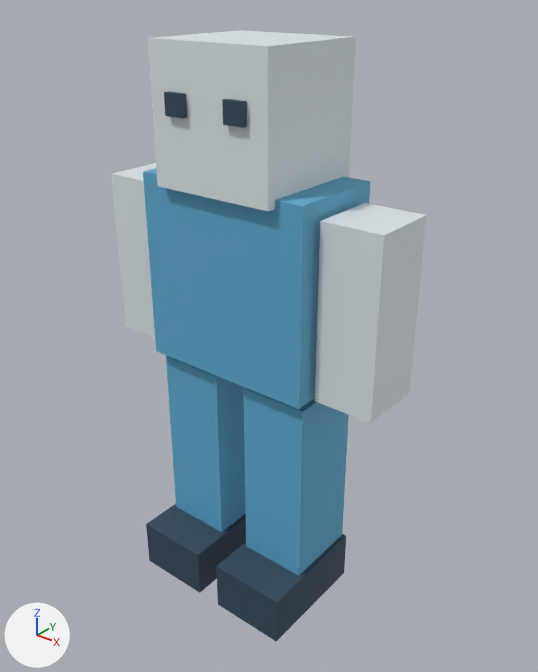
Two versions of the glTF model lib/new/character.glb, one commit apart.
Camera for both pictures: a 50 mm lens placed at (1.451, -1.74, 2.06), pointed at (0.048, 0.013, 0.973). The axes (+X, +Y, +Z) are drawn at lower left. The lights are the same throughout. The older version comes first. Vertices at exactly the same position are counted once.

The first picture shows 'Character'.
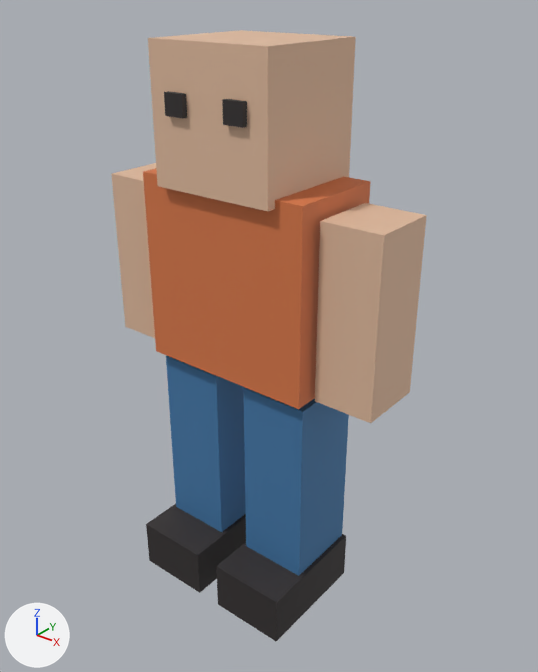
Location of each change, (x1, y1, x2, y2) in pixels of the pictures (538 x 672 px):
part 1 of me_mesh_0, recoloured
    both: (146, 91, 346, 641)
part 2 of me_mesh_0, recoloured (white to beige)
    both: (111, 30, 427, 423)
part 3 of me_mesh_0, recoloured (darker)
    both: (166, 356, 349, 576)
part 4 of me_mesh_0, recoloured (blue to orange)
    both: (143, 168, 370, 409)

Edits to the bpy script that builds the scene:
```text
Change me_mesh_0:
    where me_mesh_0.from_pydata(...)  # 80 vertices, 120 faces; spans x -0.53..0.53, y -0.28..0.2, z 0.0..1.9
    used by ob_character; location = (0.0, 0.0, 0.0)
    me_mesh_0 part 1: 48 faces centred in x -0.31..0.31, y -0.28..0.14, z 0.0..1.76 are repainted in the vertex colours; the middle colour goes from dark blue #354b5d to dark grey #353030
    me_mesh_0 part 2: 36 faces centred in x -0.53..0.53, y -0.2..0.2, z 0.88..1.9 are repainted in the vertex colours; the middle colour goes from white #e1eaec to beige #e5bfa2
    me_mesh_0 part 3: 24 faces centred in x -0.3..0.3, y -0.14..0.14, z 0.12..0.85 are repainted in the vertex colours; the middle colour goes from blue #61afd4 to blue #457cad
    me_mesh_0 part 4: 12 faces centred in x -0.31..0.31, y -0.17..0.17, z 0.88..1.5 are repainted in the vertex colours; the middle colour goes from blue #61afd4 to orange #dd7c4b
```
